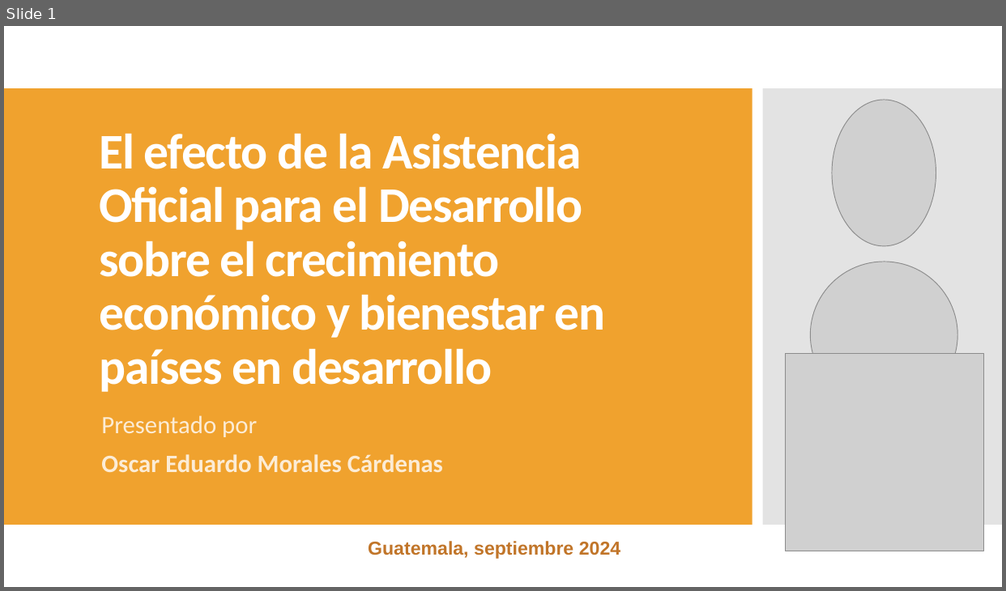
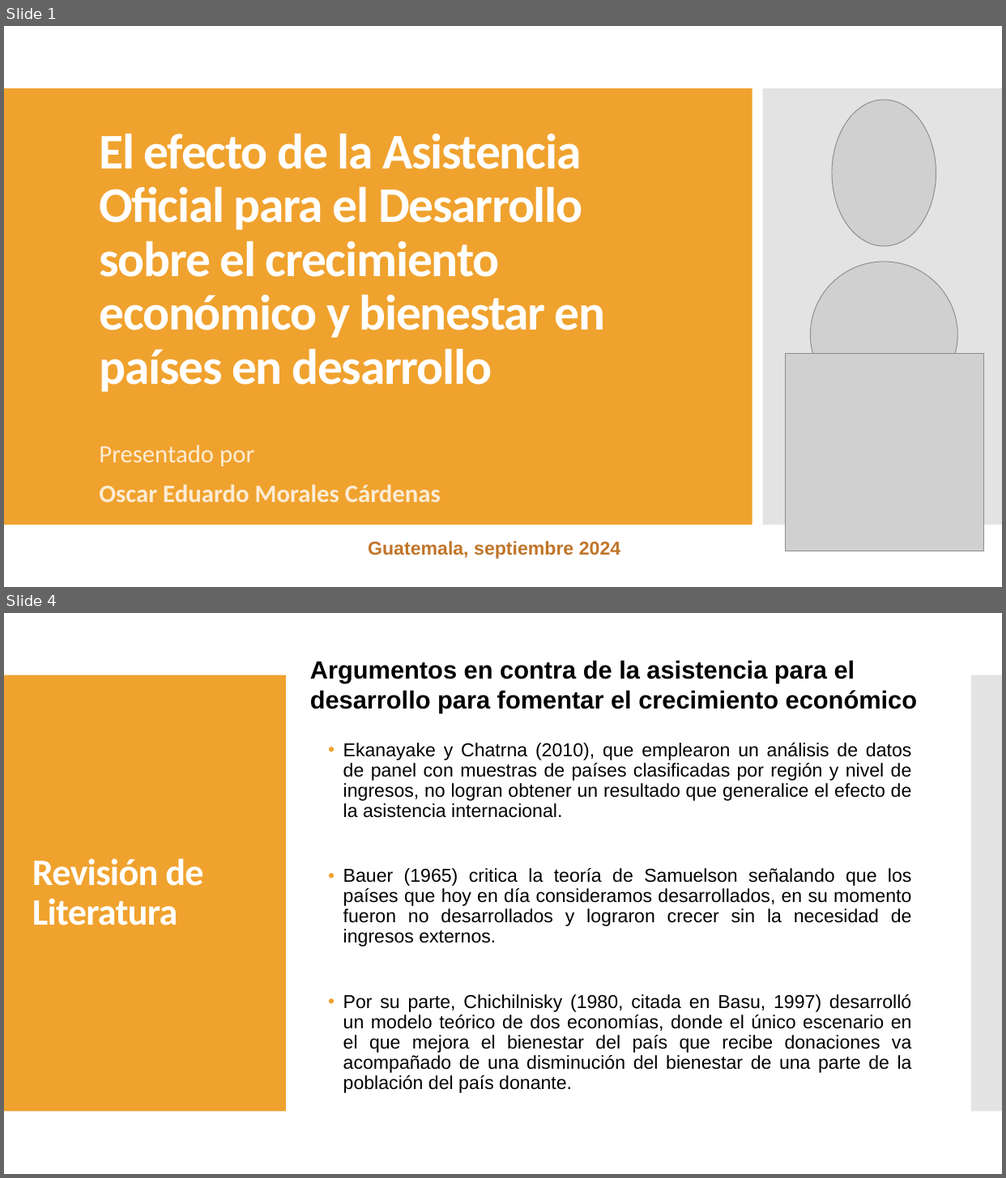
Before and after one commit to oemc/PES_research, a slide deck: Trabajo final/El efecto de la Asistencia Oficial para el desarrollo.pptx. Shown one above the other, each under a label of ours: slide 1 before the commit, slides 1 and 4 after it; the slides between them are not shown. The pictures are 1006x591 and 1006x1178 pixels, drawn with LibreOffice and Linux fonts; fonts in the diff are those of the drawing; grey boxes stand for pictures. Boxes give left, top, right and bottom in pixels: in the first picture for what was removed or moved away, otherwise in the second. Text is boxed around its words. In the diff, an @@ line names an element or a change of style, - is before the commit and + after.

```diff
--- a/Trabajo final/El efecto de la Asistencia Oficial para el desarrollo.pptx
+++ b/Trabajo final/El efecto de la Asistencia Oficial para el desarrollo.pptx
@@ slide 4 added at <box>4,613,1002,1174</box>, background #FFFFFF @@
@@ text added at <box>310,660,917,713</box>, 24 pt, text #000000, bold @@
+Argumentos en contra de la asistencia para el desarrollo para fomentar el crecimiento económico
@@ rectangle added at <box>4,675,286,1112</box>, fill #F0A22E @@
@@ rectangle added at <box>971,675,1002,1112</box>, fill #C8C8C8 at 50% opacity @@
@@ text added at <box>343,743,912,1093</box>, 18 pt, text #000000 @@
+• Ekanayake y Chatrna (2010), que emplearon un análisis de datos de panel con muestras de países clasificadas por región y nivel de ingresos, no logran obtener un resultado que generalice el efecto de la asistencia internacional.
+• Bauer (1965) critica la teoría de Samuelson señalando que los países que hoy en día consideramos desarrollados, en su momento fueron no desarrollados y lograron crecer sin la necesidad de ingresos externos.
+• Por su parte, Chichilnisky (1980, citada en Basu, 1997) desarrolló un modelo teórico de dos economías, donde el único escenario en el que mejora el bienestar del país que recibe donaciones va acompañado de una disminución del bienestar de una parte de la población del país donante.
@@ title added at <box>32,858,203,926</box>, 36 pt, text #FFFFFF, bold @@
+Revisión de Literatura
@@ slide 1 changed as well @@
@@ subtitle "Presentado por": place and size @@
-subtitle "Presentado por" at <box>101,416,443,472</box>
+subtitle "Presentado por" at <box>99,445,441,502</box>
```
Also in this commit, not shown: 5 other slides changed, 11 other slides added, 2 slides removed, 11 other files.
